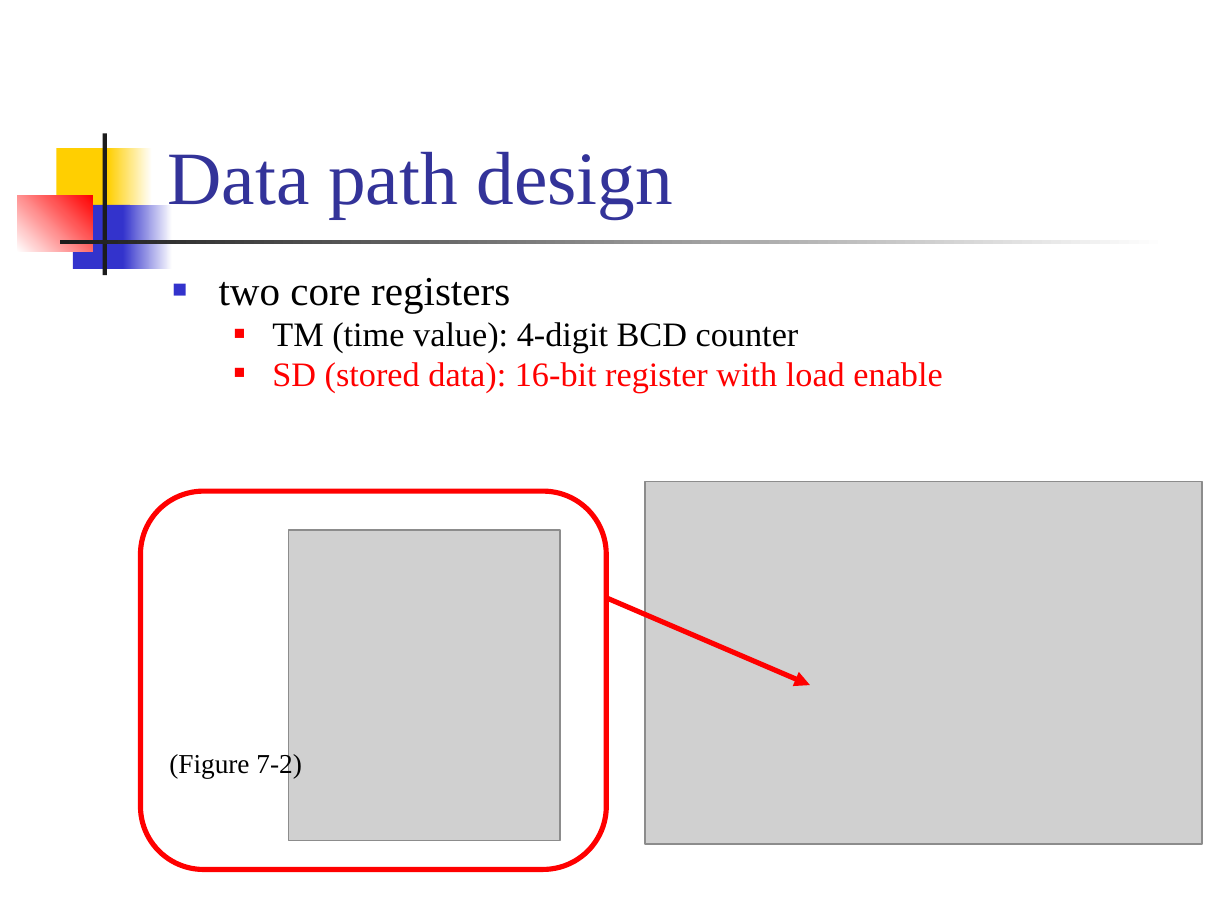
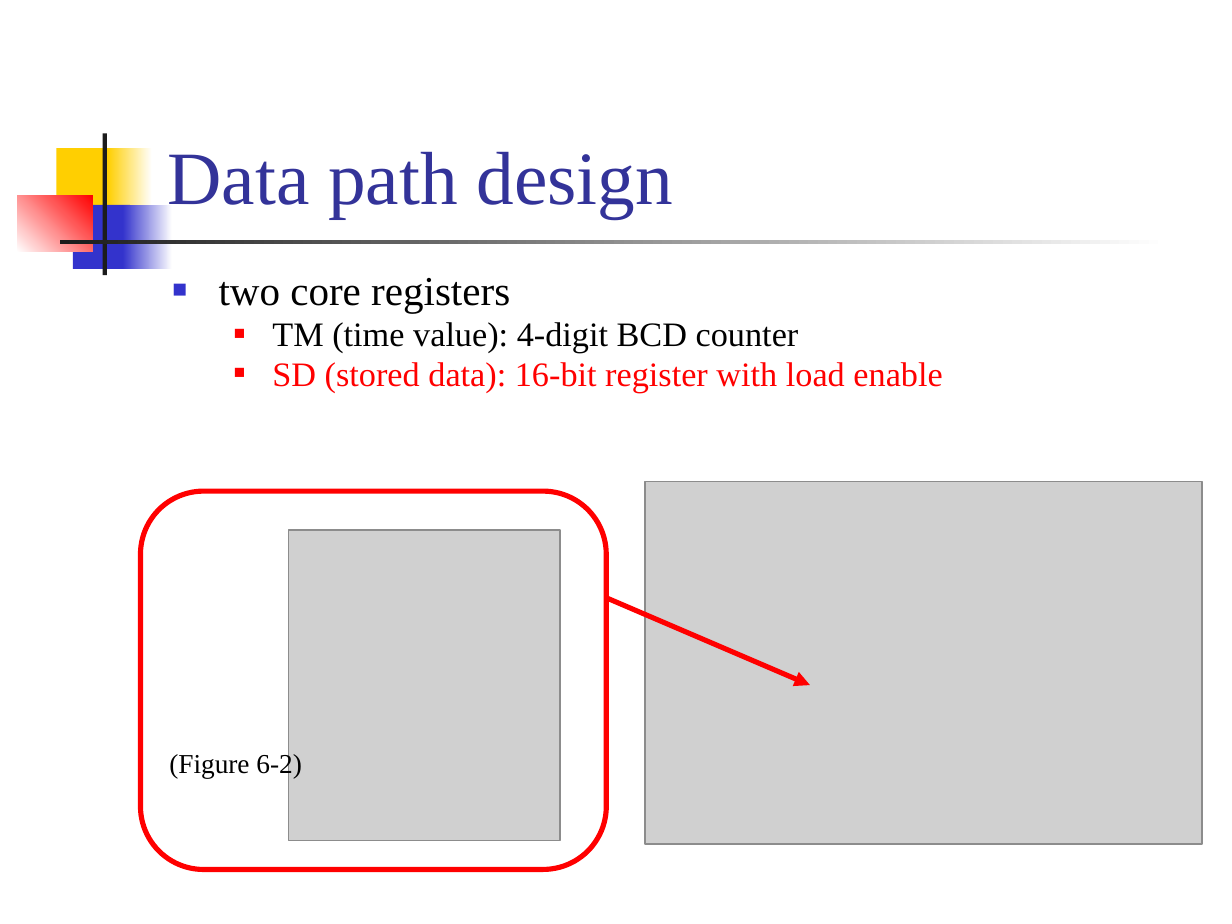
Before and after one commit to SamFu1113/Computer-organization, a slide deck: slide 65 of Lectures/lec06-RTL_control/lec06b-dash_watch.pptx. Drawn at 1232x924 pixels with LibreOffice and Linux fonts; fonts in the diff are those of the drawing; grey boxes stand for pictures. Boxes give left, top, right and bottom in pixels: in the first picture for what was removed or moved away, otherwise in the second. Text is boxed around its words. In the diff, an @@ line names an element or a change of style, - is before the commit and + after.

```diff
--- a/Lectures/lec06-RTL_control/lec06b-dash_watch.pptx
+++ b/Lectures/lec06-RTL_control/lec06b-dash_watch.pptx
@@ text at (x1=169, y1=752, x2=301, y2=778): text changed @@
-(Figure 7-2)
+(Figure 6-2)
```
Also in this commit, not shown: 3 other slides changed.
